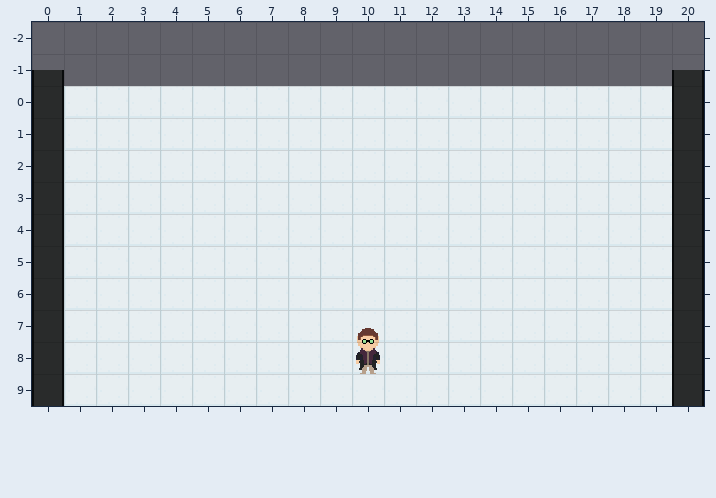
Tiled map: Undetected/core/assets/levels/levelselect_backup.tmx. The first picture shows the starting point.
Cells are 32x32 px. Shown: x 0..20, y -2..9.
Now the later version:
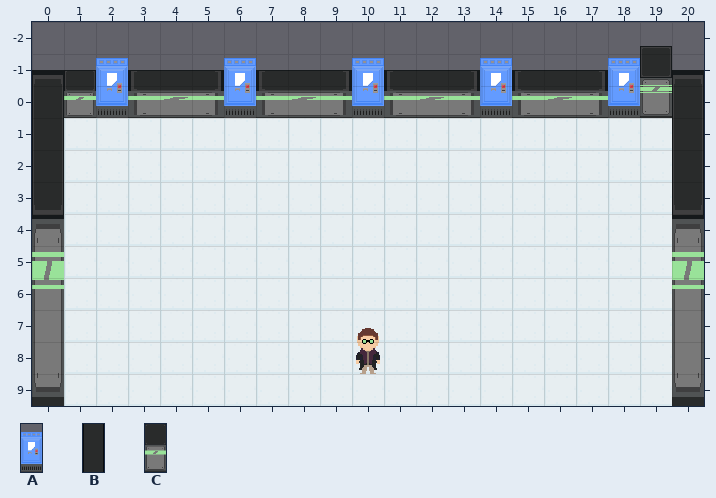
Key: from "DoorClosed": A 0; from "VerticalWall": B 0; from "wallgreen": C 0.
Objects are placed by their top-left corner, in cells (3,4 is the top-left corner of cell 3,4); size is 1x1 cell unless given.
Diff:
Layer "Object Layer 1":
Object B "vertical" at 0,-0.5 size 1x10.5 becomes C "vertical" at 0,-0.5 size 1x10.5.
Object B "vertical" at 20,-0.5 size 1x10.5 becomes C "vertical" at 20,-0.5 size 1x10.5.
A new object: C "horizontal" at 1,-0.5 size 1x1.5.
A new object: A "level1" at 2,-1.2 size 1x2.2.
A new object: A "level2" at 6,-1.2 size 1x2.2.
A new object: A "level3" at 10,-1.2 size 1x2.2.
A new object: A "level4" at 14,-1.2 size 1x2.2.
A new object: A "level5" at 18,-1.2 size 1x2.2.
A new object: C "horizontal" at 3,-0.5 size 3x1.5.
A new object: C "horizontal" at 7,-0.5 size 3x1.5.
A new object: C "horizontal" at 11,-0.5 size 3x1.5.
A new object: C "horizontal" at 15,-0.5 size 3x1.5.
A new object: C "horizontal" at 19,-1.2 size 1x2.2.
